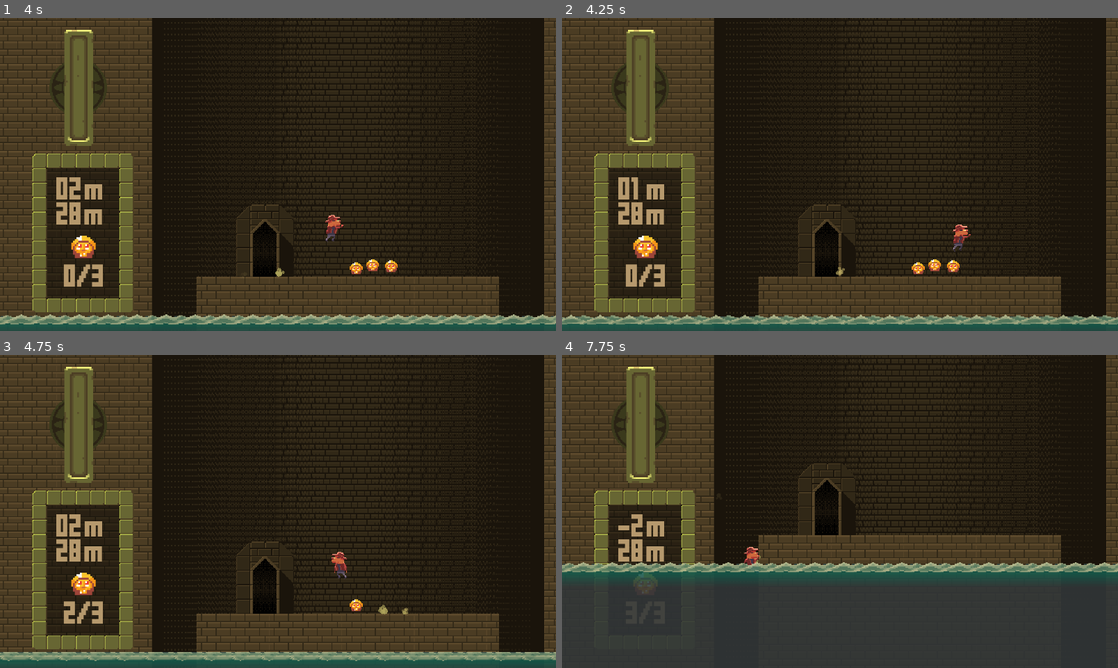
Above: before the commit, frames 1-4 (two rows, left to right).
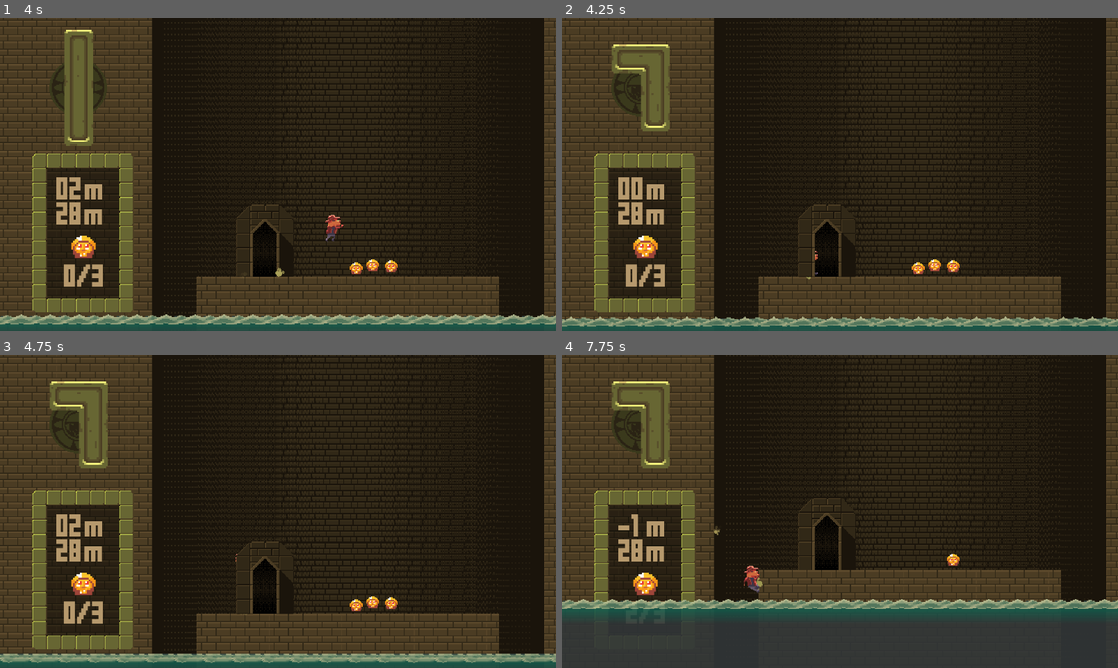
Above: after the commit, the same moments.

Repository: The-First-Pancake/gmtk-game-jam-2024
Game: Godot game, scene res://Levels/LevelSelect.tscn
Same seed, same stepped clock (60 frames per second), same inputs: the game is played once before the commit and once after it. The engine's default icon, where the game draws it, is replaced by a stand-in: a white triangle on a blue panel in a dark square.
Inputs (mouse positions are in pixels of both pictures, inside the frame that each line leads up to):
- Up to frame 1 (4 s): tap Enter at 0.5 s; move the mouse to (88, 61) at 0.52 s; hold Right (move_right) 0.53-2.03 s; click (88, 61) at 0.6 s; tap Space (jump) at 0.77, 1.52, 3.02, 3.77 s; move the mouse to (77, 86) at 1.27 s; right-click (77, 86) at 1.35 s; click (77, 86) at 1.42 s; move the mouse to (333, 105) at 2.02 s; hold Left (move_left) 2.03-2.78 s; click (333, 105) at 2.1 s; move the mouse to (250, 237) at 2.77 s; hold Right (move_right) from 2.78 s (still down); right-click (250, 237) at 2.85 s; click (250, 237) at 2.92 s; move the mouse to (444, 221) at 3.52 s; click (444, 221) at 3.6 s
- Up to frame 2 (4.25 s): keep holding Right (move_right); tap R (restart, bound only after the commit) at 4.15 s
- Up to frame 3 (4.75 s): move the mouse to (111, 464) at 4.27 s; release Right (move_right) at 4.28 s; hold Left (move_left) from 4.28 s (still down); right-click (111, 464) at 4.35 s; tap Space (jump) at 4.52 s
- Up to frame 4 (7.75 s): move the mouse to (867, 511) at 5.02 s; release Left (move_left) at 5.03 s; hold Right (move_right) 5.03-5.78 s; click (867, 511) at 5.1 s; move the mouse to (756, 433) at 5.77 s; hold Left (move_left) 5.78-7.28 s; right-click (756, 433) at 5.85 s; tap Space (jump) at 6.02, 6.77, 7.52 s; move the mouse to (962, 495) at 6.52 s; click (962, 495) at 6.6 s; move the mouse to (728, 527) at 7.27 s; hold Right (move_right) from 7.28 s (still down); right-click (728, 527) at 7.35 s; click (728, 527) at 7.42 s

Frame 1 is identical in both runs. In frame 2, 4.5% of the frame differs, in the area x 0-100%, y 3-99%; in frame 3, 4.7%; in frame 4, 24%, in the area x 0-100%, y 0-85%.

Commit message:
Template level fixes + level 6

Diff:
--- a/Levels/Template Level.tscn
+++ b/Levels/Template Level.tscn
@@ -174,8 +174,6 @@
 shape = SubResource("RectangleShape2D_hvw07")
 debug_color = Color(0, 0.595, 0.7, 0)
 
-[node name="BlockContainer" type="Node2D" parent="."]
-
 [node name="Player" parent="." instance=ExtResource("2_hossx")]
 position = Vector2(1019, 984)
 
@@ -249,6 +247,8 @@
 spawn_objects = Array[ExtResource("6_xpr8c")]([SubResource("Resource_6716m"), SubResource("Resource_b3o7y"), SubResource("Resource_mwrdh")])
 spawn_object_probability = 0.5
 
+[node name="BlockContainer" type="Node2D" parent="."]
+
 [node name="Water" type="Node2D" parent="."]
 modulate = Color(1, 1, 1, 0.882353)
 z_index = 1000
--- /dev/null
+++ b/Levels/World1/temple_5_overhangs.tscn
@@ -0,0 +1,60 @@
+[gd_scene load_steps=4 format=3 uid="uid://bp3kgem2ebxnl"]
+
+[ext_resource type="PackedScene" uid="uid://6dd2cbybvcqg" path="res://Levels/Template Level.tscn" id="1_lv8xn"]
+[ext_resource type="PackedScene" uid="uid://c4safo4pwme48" path="res://Prefabs/Blocks/1x4-Piece.tscn" id="2_sc1g2"]
+[ext_resource type="PackedScene" uid="uid://bdyf8npx3i7xk" path="res://Prefabs/Blocks/2x2-Piece.tscn" id="3_7qaxh"]
+
+[node name="Template Level" instance=ExtResource("1_lv8xn")]
+
+[node name="Exit Door" parent="." index="2"]
+position = Vector2(1750, -3268)
+
+[node name="Cieling" parent="." index="5"]
+offset_top = -11276.0
+offset_bottom = -11010.0
+
+[node name="Idol" parent="." index="12"]
+position = Vector2(950, -150)
+
+[node name="Idol2" parent="." index="13"]
+position = Vector2(850, -1550)
+
+[node name="Idol3" parent="." index="14"]
+position = Vector2(1850, -2800)
+
+[node name="PlaceableCharacterBody2d2" parent="." index="16" instance=ExtResource("2_sc1g2")]
+position = Vector2(1850, -50)
+rotation = 1.5708
+
+[node name="PlaceableCharacterBody2d3" parent="." index="17" instance=ExtResource("2_sc1g2")]
+position = Vector2(1450, -50)
+rotation = 1.5708
+
+[node name="PlaceableCharacterBody2d4" parent="." index="18" instance=ExtResource("2_sc1g2")]
+position = Vector2(900, -1700)
+rotation = 1.5708
+
+[node name="PlaceableCharacterBody2d5" parent="." index="19" instance=ExtResource("2_sc1g2")]
+position = Vector2(1300, -1700)
+rotation = 1.5708
+
+[node name="2x2 Piiece" parent="." index="20" instance=ExtResource("3_7qaxh")]
+position = Vector2(1950, -3050)
+
+[node name="2x2 Piiece2" parent="." index="21" instance=ExtResource("3_7qaxh")]
+position = Vector2(1750, -3050)
+
+[node name="2x2 Piiece3" parent="." index="22" instance=ExtResource("3_7qaxh")]
+position = Vector2(1550, -3050)
+
+[node name="2x2 Piiece4" parent="." index="23" instance=ExtResource("3_7qaxh")]
+position = Vector2(1350, -3050)
+
+[node name="2x2 Piiece5" parent="." index="24" instance=ExtResource("3_7qaxh")]
+position = Vector2(1150, -3050)
+
+[node name="2x2 Piiece6" parent="." index="25" instance=ExtResource("3_7qaxh")]
+position = Vector2(1100, -1550)
+
+[node name="2x2 Piiece7" parent="." index="26" instance=ExtResource("3_7qaxh")]
+position = Vector2(1100, -1350)
--- /dev/null
+++ b/Levels/World1/temple_6_overhangs_xtreme.tscn
@@ -0,0 +1,65 @@
+[gd_scene load_steps=5 format=3 uid="uid://b8ofjhklhy6o"]
+
+[ext_resource type="PackedScene" uid="uid://6dd2cbybvcqg" path="res://Levels/Template Level.tscn" id="1_f2c2y"]
+[ext_resource type="Texture2D" uid="uid://c0lrrkts2q73h" path="res://Art/Sprites/idol clue.png" id="2_7cosh"]
+[ext_resource type="PackedScene" uid="uid://c4safo4pwme48" path="res://Prefabs/Blocks/1x4-Piece.tscn" id="2_pyrvr"]
+[ext_resource type="PackedScene" uid="uid://bdyf8npx3i7xk" path="res://Prefabs/Blocks/2x2-Piece.tscn" id="3_r5fou"]
+
+[node name="Template Level" instance=ExtResource("1_f2c2y")]
+
+[node name="Exit Door" parent="." index="2"]
+position = Vector2(1350, -3268)
+
+[node name="Cieling" parent="." index="5"]
+offset_top = -11276.0
+offset_bottom = -11010.0
+
+[node name="Idol" parent="." index="12"]
+position = Vector2(1350, -3900)
+
+[node name="Idol2" parent="." index="13"]
+position = Vector2(1900, -350)
+
+[node name="Idol3" parent="." index="14"]
+position = Vector2(850, -1900)
+
+[node name="IdolClue" type="Sprite2D" parent="." index="15"]
+modulate = Color(0, 0, 0, 0.294118)
+position = Vector2(561, -3210)
+scale = Vector2(3.125, 3.125)
+texture = ExtResource("2_7cosh")
+
+[node name="PlaceableCharacterBody2d4" parent="." index="17" instance=ExtResource("2_pyrvr")]
+position = Vector2(1400, -550)
+rotation = 1.5708
+
+[node name="PlaceableCharacterBody2d8" parent="." index="18" instance=ExtResource("2_pyrvr")]
+position = Vector2(950, -1750)
+rotation = 1.5708
+
+[node name="PlaceableCharacterBody2d10" parent="." index="19" instance=ExtResource("2_pyrvr")]
+position = Vector2(949, -1750)
+rotation = 1.5708
+
+[node name="PlaceableCharacterBody2d9" parent="." index="20" instance=ExtResource("2_pyrvr")]
+position = Vector2(1350, -1750)
+rotation = 1.5708
+
+[node name="PlaceableCharacterBody2d6" parent="." index="21" instance=ExtResource("2_pyrvr")]
+position = Vector2(1800, -550)
+rotation = 1.5708
+
+[node name="PlaceableCharacterBody2d5" parent="." index="22" instance=ExtResource("2_pyrvr")]
+position = Vector2(1150, -700)
+
+[node name="PlaceableCharacterBody2d7" parent="." index="23" instance=ExtResource("2_pyrvr")]
+position = Vector2(1600, -1200)
+
+[node name="PlaceableCharacterBody2d11" parent="." index="24" instance=ExtResource("2_pyrvr")]
+position = Vector2(1600, -1600)
+
+[node name="PlaceableCharacterBody2d12" parent="." index="25" instance=ExtResource("2_pyrvr")]
+position = Vector2(1150, -1100)
+
+[node name="2x2 Piiece2" parent="." index="26" instance=ExtResource("3_r5fou")]
+position = Vector2(1350, -3050)
--- a/Scripts/GameManager.gd
+++ b/Scripts/GameManager.gd
@@ -16,6 +16,8 @@
 		preload("res://Levels/World1/temple_2_spikes.tscn"),
 		preload("res://Levels/World1/temple_3_holds.tscn"),
 		preload("res://Levels/World1/temple_4.tscn"),
+		preload("res://Levels/World1/temple_5_overhangs.tscn"),
+		preload("res://Levels/World1/temple_6_overhangs_xtreme.tscn")
 	]
 	for level in levels:
 		var level_dictionary_default : Dictionary = {
@@ -26,6 +28,8 @@
 
 # Called every frame. 'delta' is the elapsed time since the previous frame.
 func _process(delta: float) -> void:
+	if Input.is_action_just_pressed("restart"):
+		get_tree().reload_current_scene()
 	if Input.is_action_just_pressed("ui_cancel"):
 		if get_tree().current_scene.name == "LevelSelect":
 			get_tree().quit()
--- a/project.godot
+++ b/project.godot
@@ -105,6 +105,11 @@
 "events": [Object(InputEventKey,"resource_local_to_scene":false,"resource_name":"","device":-1,"window_id":0,"alt_press …(195 unchanged characters)…
 ]
 }
+restart={
+"deadzone": 0.5,
+"events": [Object(InputEventKey,"resource_local_to_scene":false,"resource_name":"","device":-1,"window_id":0,"alt_pressed":false,"shift_pressed":false,"ctrl_pressed":false,"meta_pressed":false,"pressed":false,"keycode":0,"physical_keycode":82,"key_label":0,"unicode":114,"location":0,"echo":false,"script":null)
+]
+}
 
 [layer_names]
 
Binary file added: Art/Sprites/idol clue.aseprite
Binary file added: Art/Sprites/idol clue.png
Not shown, added: Art/Sprites/idol clue.png.import
